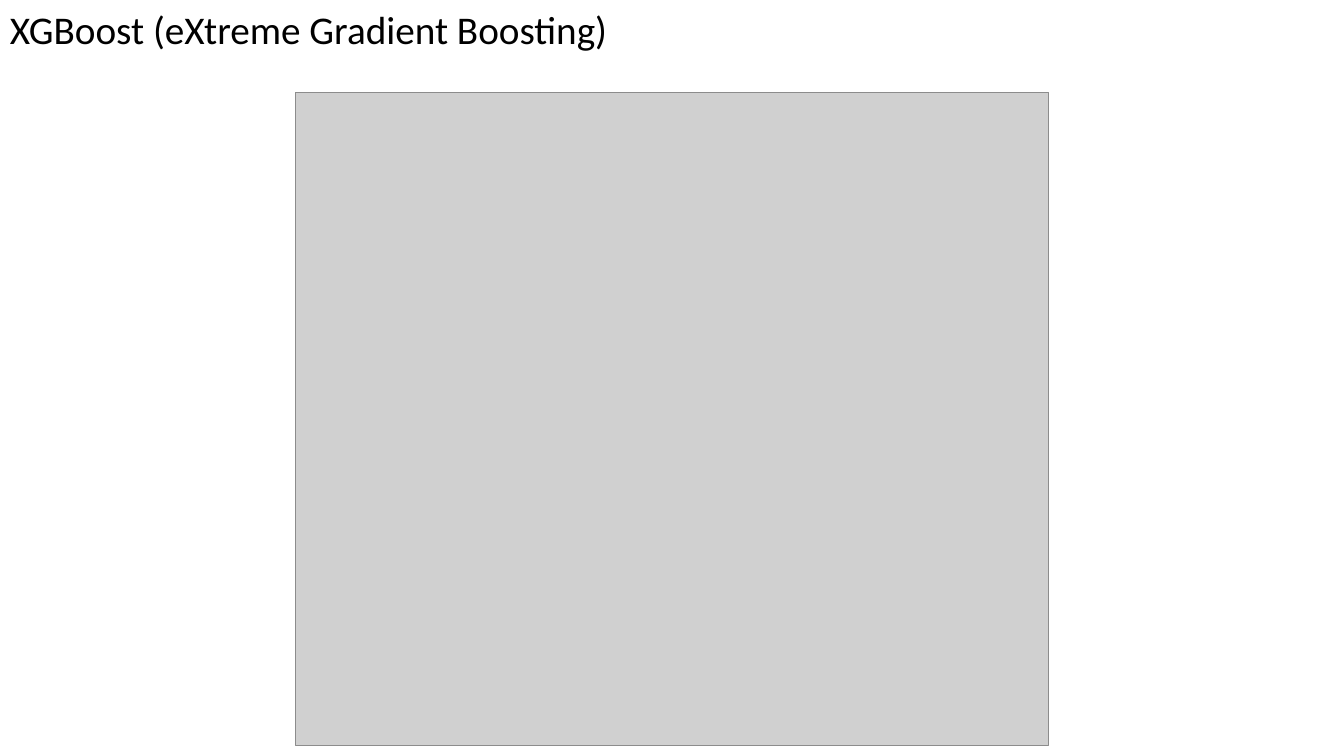
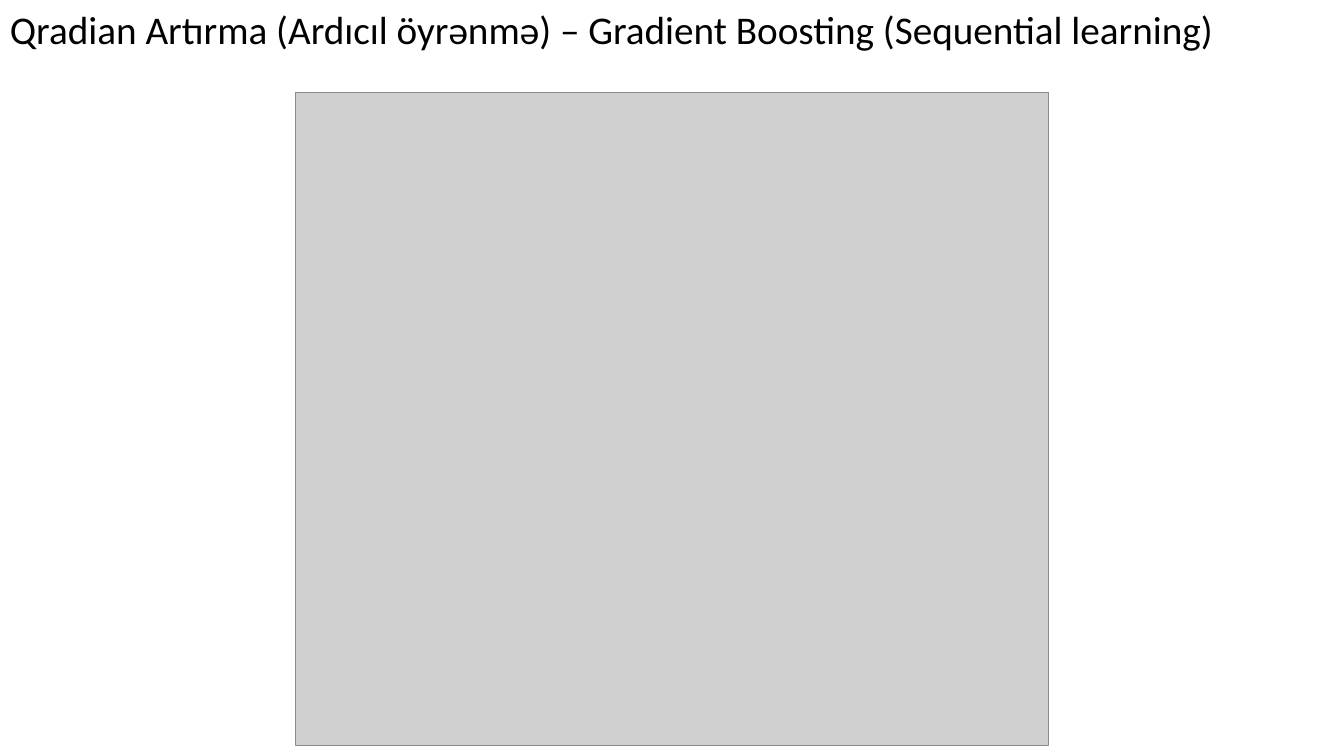
Before and after one commit to TarlanJabiyev/Taskilled, a slide deck: slide 10 of "Qərar Ağacı"ndan "XGBoost"a.pptx (slide 13 before the commit). Drawn at 1344x756 pixels with LibreOffice and Linux fonts; fonts in the diff are those of the drawing; grey boxes stand for pictures. Boxes give left, top, right and bottom in pixels: in the first picture for what was removed or moved away, otherwise in the second. Text is boxed around its words. In the diff, an @@ line names an element or a change of style, - is before the commit and + after.

```diff
--- a/"Qərar Ağacı"ndan "XGBoost"a.pptx
+++ b/"Qərar Ağacı"ndan "XGBoost"a.pptx
@@ text at bbox=[10, 15, 1212, 51]: text changed @@
-XGBoost (eXtreme Gradient Boosting)
+Qradian Artırma (Ardıcıl öyrənmə) – Gradient Boosting (Sequential learning)
```
Also in this commit, not shown: 1 other slide changed, 1 slide removed.
